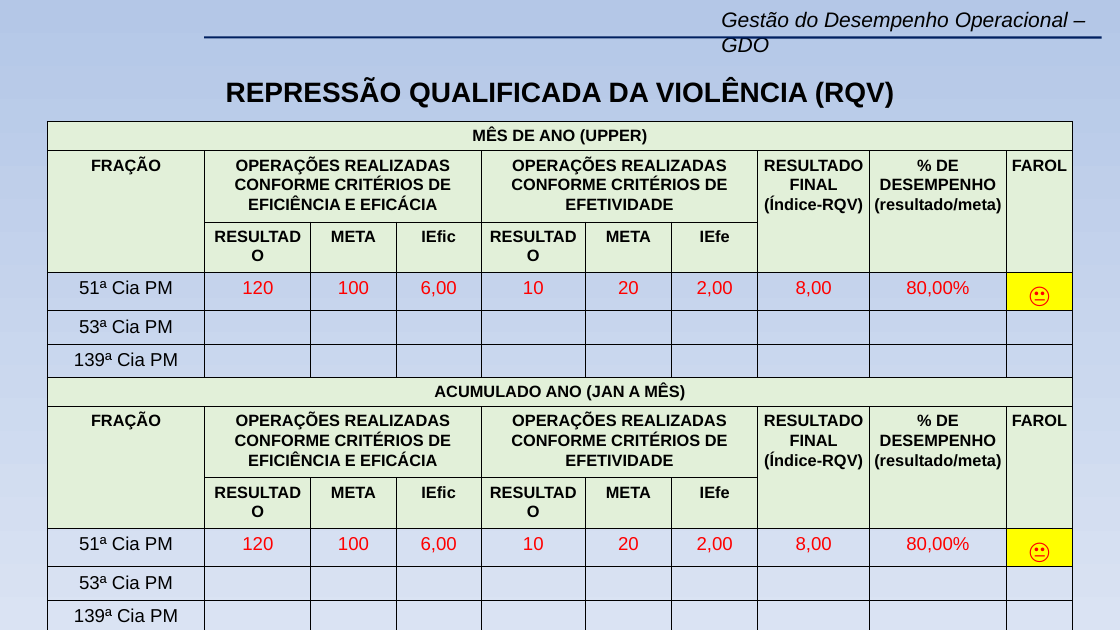
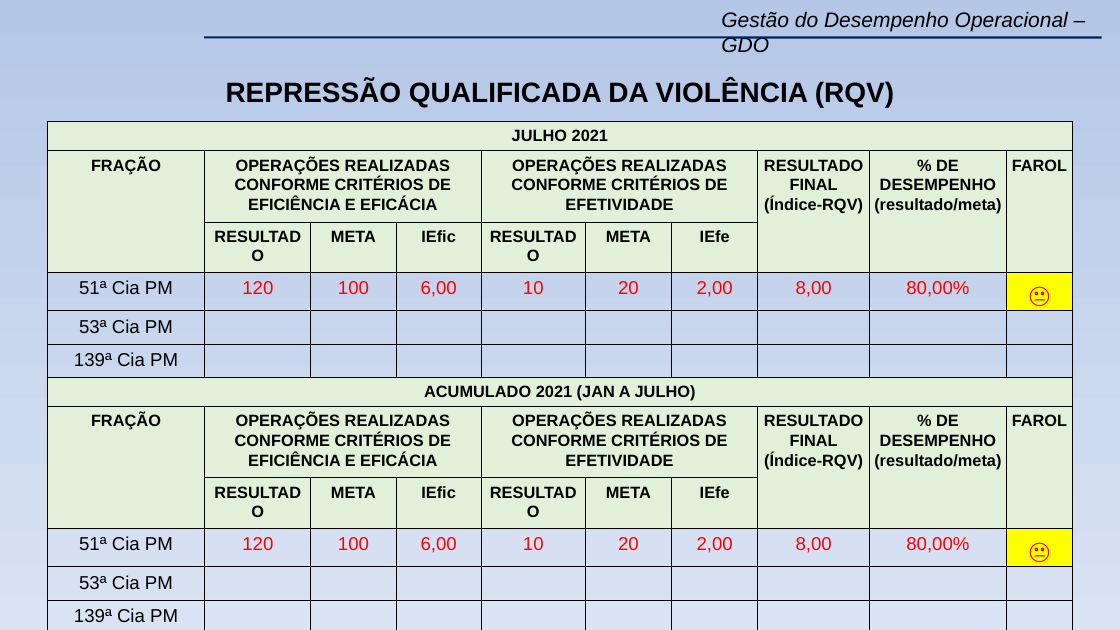
Before and after one commit to WENDEL4891/apresentacao_gdo, a slide deck: slide 15 of files/2021/7/GDO 23º BPM - JULHO-2021.pptx. Drawn at 1120x630 pixels with LibreOffice and Linux fonts; fonts in the diff are those of the drawing; background and template pictures are left out. Boxes give left, top, right and bottom in pixels: in the first picture for what was removed or moved away, otherwise in the second. Text is boxed around its words. In the diff, an @@ line names an element or a change of style, - is before the commit and + after.

```diff
--- a/files/2021/7/GDO 23º BPM - JULHO-2021.pptx
+++ b/files/2021/7/GDO 23º BPM - JULHO-2021.pptx
@@ table at (47,121,1072,554) @@
-row 1, column 1: MÊS DE ANO (UPPER)
+row 1, column 1: JULHO 2021
@@ table at (47,377,1072,630) @@
-row 1, column 1: ACUMULADO ANO (JAN A MÊS)
+row 1, column 1: ACUMULADO 2021 (JAN A JULHO)
```
Also in this commit, not shown: 30 other slides changed, 8 other files.
